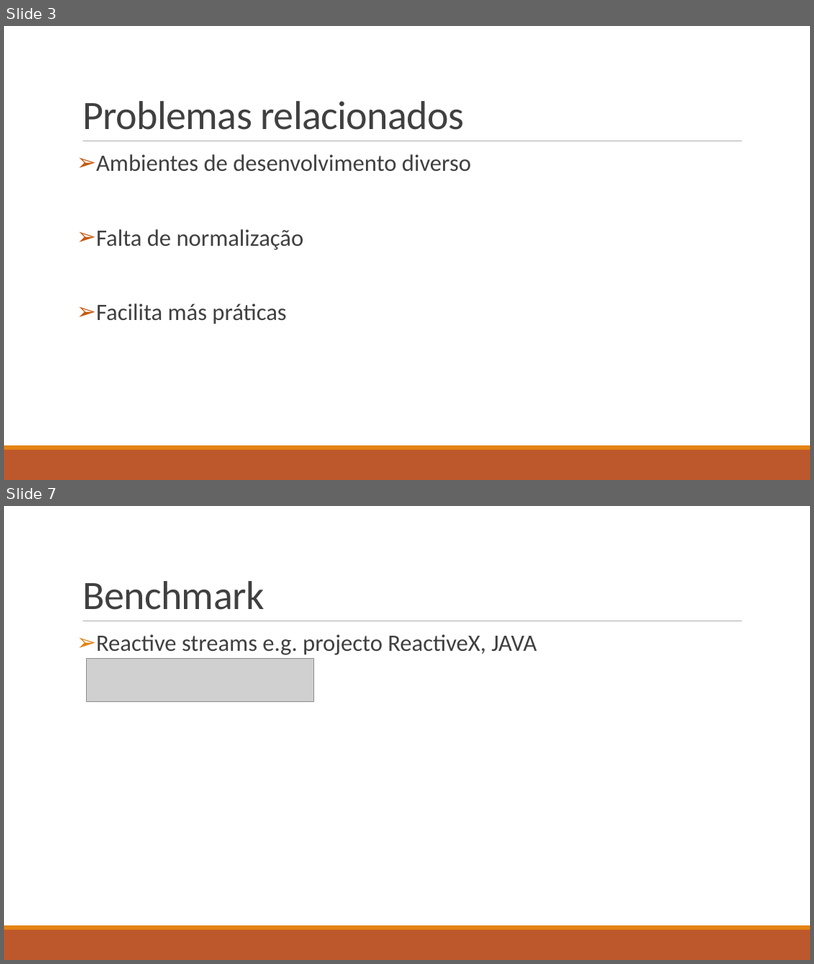
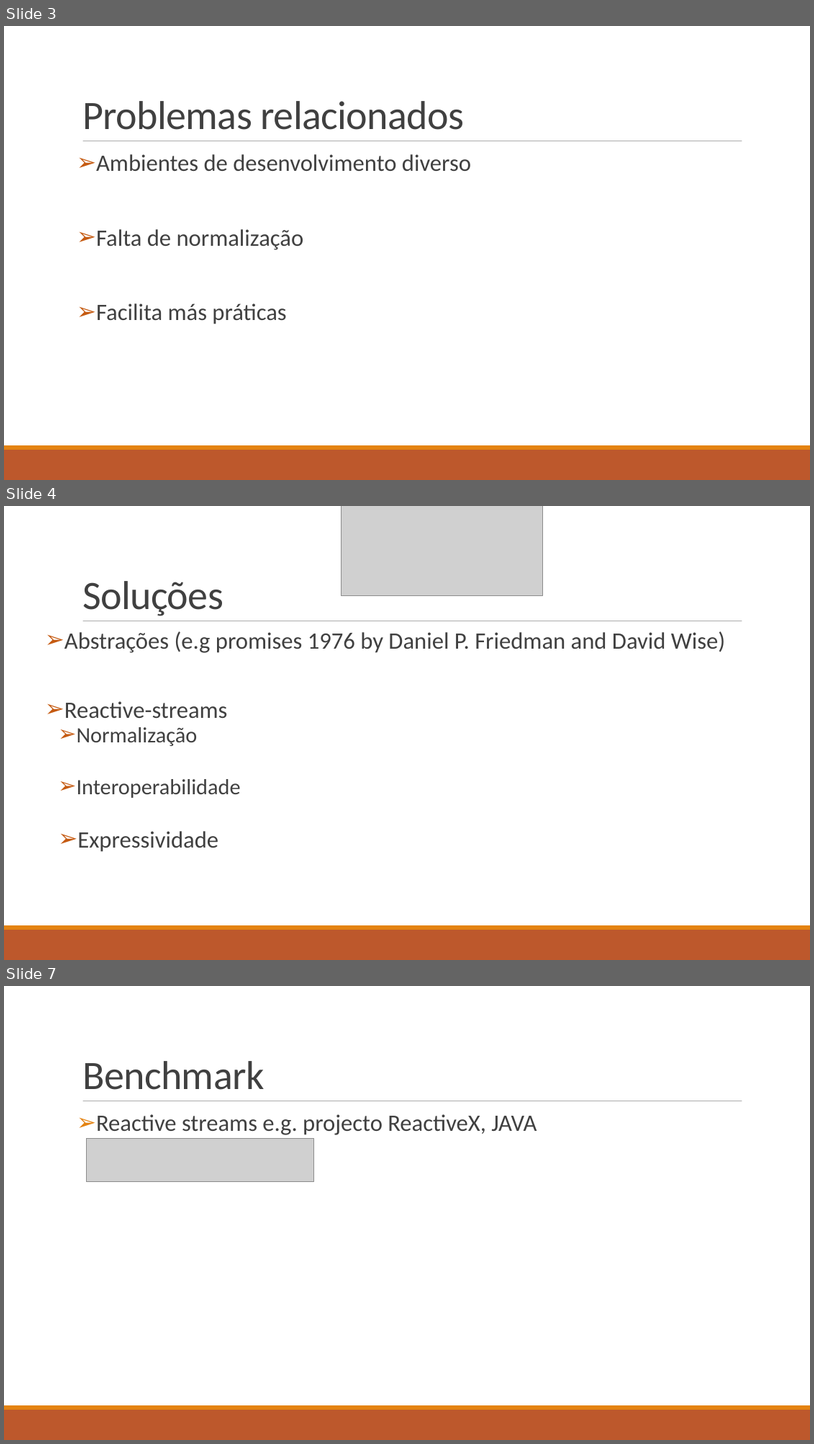
Before and after one commit to isel-sw-projects/2021-asyncio-pipelines, a slide deck: From asynchronous IO to reactive stream pipelines.ppt.odp. Shown one above the other, each under a label of ours: slides 3 and 7 before the commit, slides 3, 4 and 7 after it; the slides between them are not shown. The pictures are 814x964 and 814x1444 pixels, drawn with LibreOffice and Linux fonts; fonts in the diff are those of the drawing; grey boxes stand for pictures. Boxes give left, top, right and bottom in pixels: in the first picture for what was removed or moved away, otherwise in the second. Text is boxed around its words. In the diff, an @@ line names an element or a change of style, - is before the commit and + after.

```diff
--- a/From asynchronous IO to reactive stream pipelines.ppt.odp
+++ b/From asynchronous IO to reactive stream pipelines.ppt.odp
@@ slide 4 added at [4,506,810,960], background #FFFFFF; not listed: 3 template elements that a slide beside it also shows @@
@@ picture added at [342,506,543,596] @@
@@ title added at [82,581,224,616], 48 pt, text #404040 @@
+Soluções
@@ text added at [64,631,725,852], 28 pt, text #404040 @@
+➢ Abstrações (e.g promises 1976 by Daniel P. Friedman and David Wise)
+➢ Reactive-streams
+  ➢ Normalização
+  ➢ Interoperabilidade
+  ➢ Expressividade
```
Also in this commit, not shown: 4 slides changed, 1 slide removed, 1 other file.
